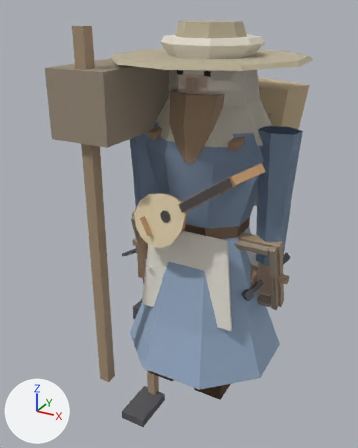
The glTF model game/assets/modelle/figuren/figur_zwerg.glb as it was, and as the next commit left it.
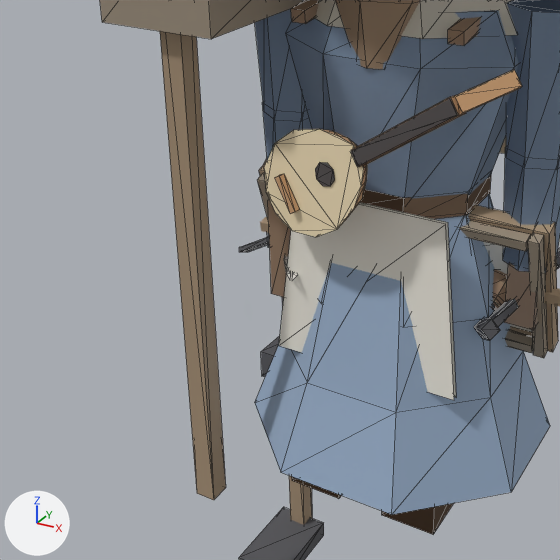
Each version is shown whole from a camera (50 mm lens) standing at (0.779, -1.641, 1.467) and looking at (-0.163, 0.072, 0.611), then close up on the part from 0% to 80% of the width and 29% to 92% of the height. The lights are fixed; the arrows at lower left show +X, +Y and +Z. The older version's two pictures come first. The close-ups show mesh edges as thin lines.

Objects in the first close-up: 'Buendel', 'Hacke', 'Kiepe', 'Koerper_Frau', 'Koerper_Mann', 'Laute', 'Meissel', 'Schleier', 'Schuerze', 'Sieb', 'Stab', 'Tasche' and 5 more.
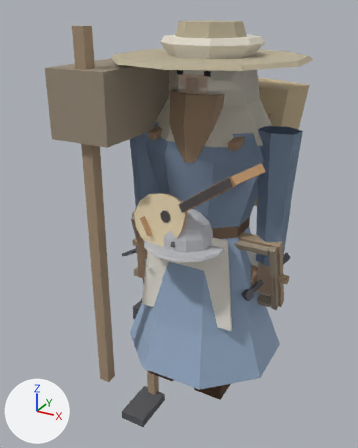
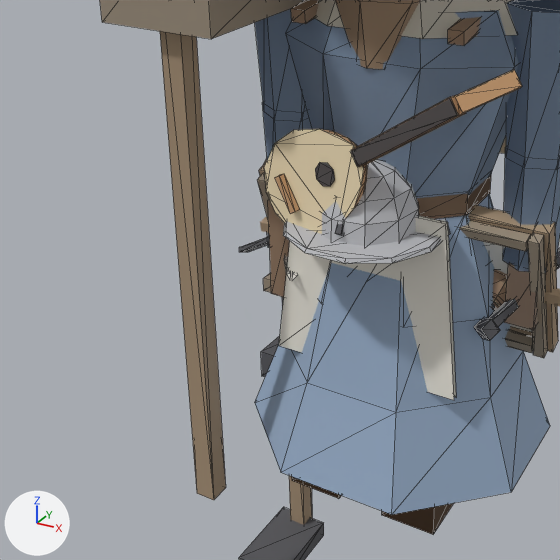
Where the change shows, as pixel boxes (x1, y1, x2, y2) in the close-ups (560 x 560 px):
'Lappen', added: after (283, 159, 450, 264)
'Uebungsschwert', added (mostly hidden): after (263, 273, 271, 293)

Diff of the bpy script that builds the scene:
```diff
--- a/game/assets/modelle/figuren/figur_zwerg.glb.py
+++ b/game/assets/modelle/figuren/figur_zwerg.glb.py
@@ me_uebungsschwert @@
+me_uebungsschwert.from_pydata(...)  # 34 vertices, 52 faces; spans x -0.293..-0.248, y -0.1..0.1, z -0.206..0.621
+me_uebungsschwert.materials.append(mat_figur)
@@ me_lappen @@
+me_lappen.from_pydata(...)  # 174 vertices, 232 faces; spans x -0.319..0.155, y -0.323..0.109, z 0.463..0.798
+me_lappen.materials.append(mat_figur)
@@ ob_uebungsschwert @@
+ob_uebungsschwert = bpy.data.objects.new('Uebungsschwert', me_uebungsschwert)
+ob_uebungsschwert.location = (0.0, 0.0, 0.0)
@@ ob_lappen @@
+ob_lappen = bpy.data.objects.new('Lappen', me_lappen)
+ob_lappen.location = (0.0, 0.0, 0.0)
```
